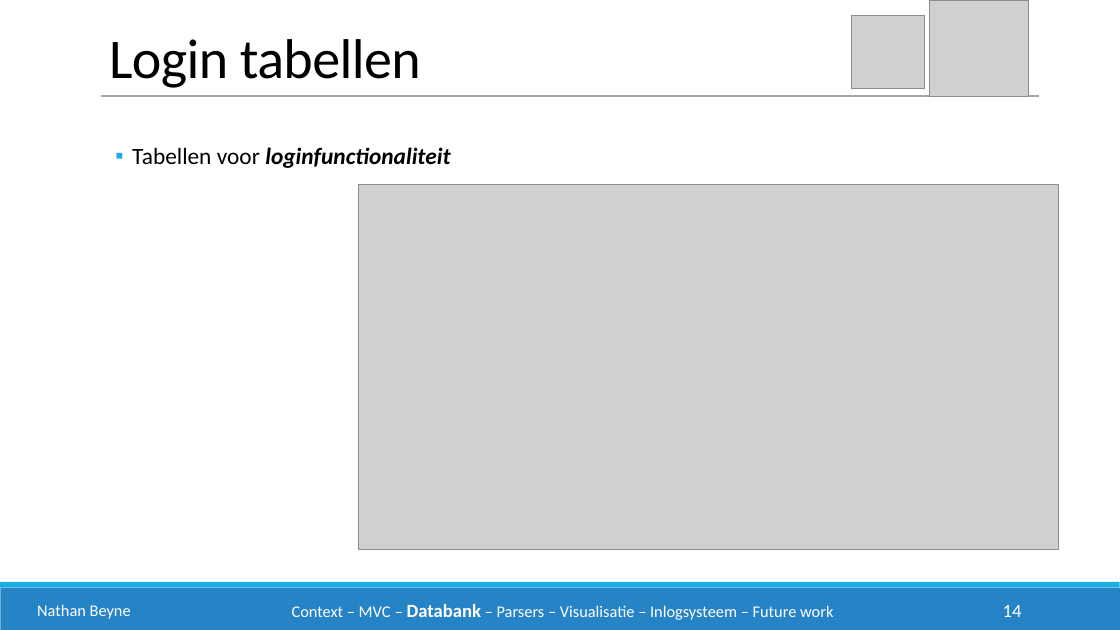
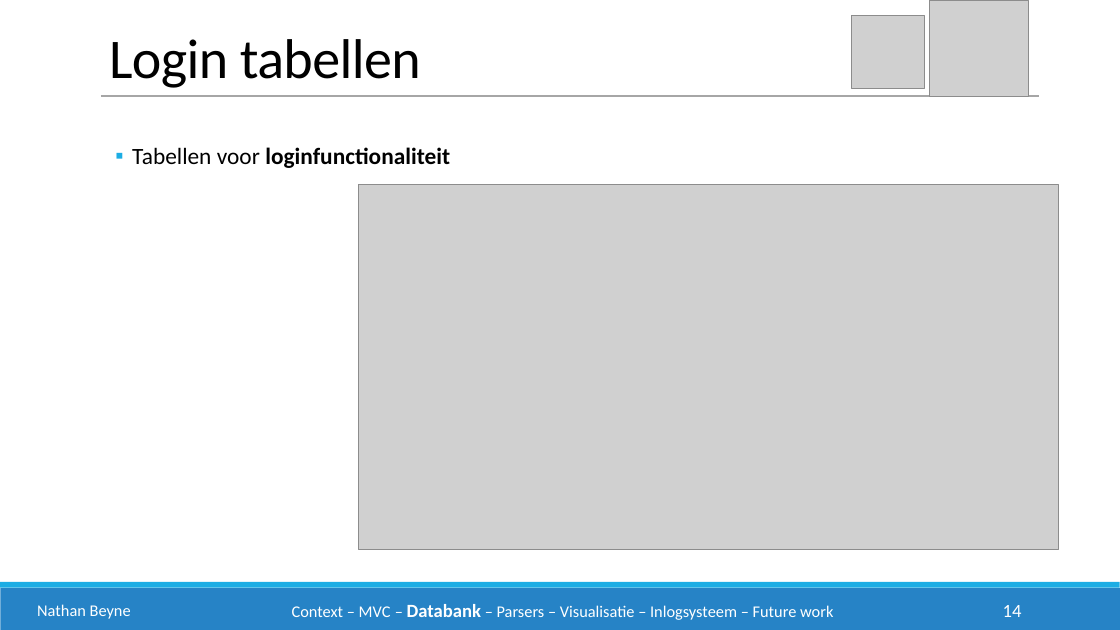
Before and after one commit to philipkukoba/Bachelors-Dissertation-DroneWebApp, a slide deck: slide 14 of documenten/eindpresentatie/drone1.pptx. Drawn at 1120x630 pixels with LibreOffice and Linux fonts; fonts in the diff are those of the drawing; grey boxes stand for pictures. Boxes give left, top, right and bottom in pixels: in the first picture for what was removed or moved away, otherwise in the second. Text is boxed around its words. In the diff, an @@ line names an element or a change of style, - is before the commit and + after.

```diff
--- a/documenten/eindpresentatie/drone1.pptx
+++ b/documenten/eindpresentatie/drone1.pptx
@@ text "Tabellen voor loginfunctionaliteit" at box(132, 147, 450, 168): italic off in "loginfunctionaliteit" @@
```
Also in this commit, not shown: 8 other slides changed.
